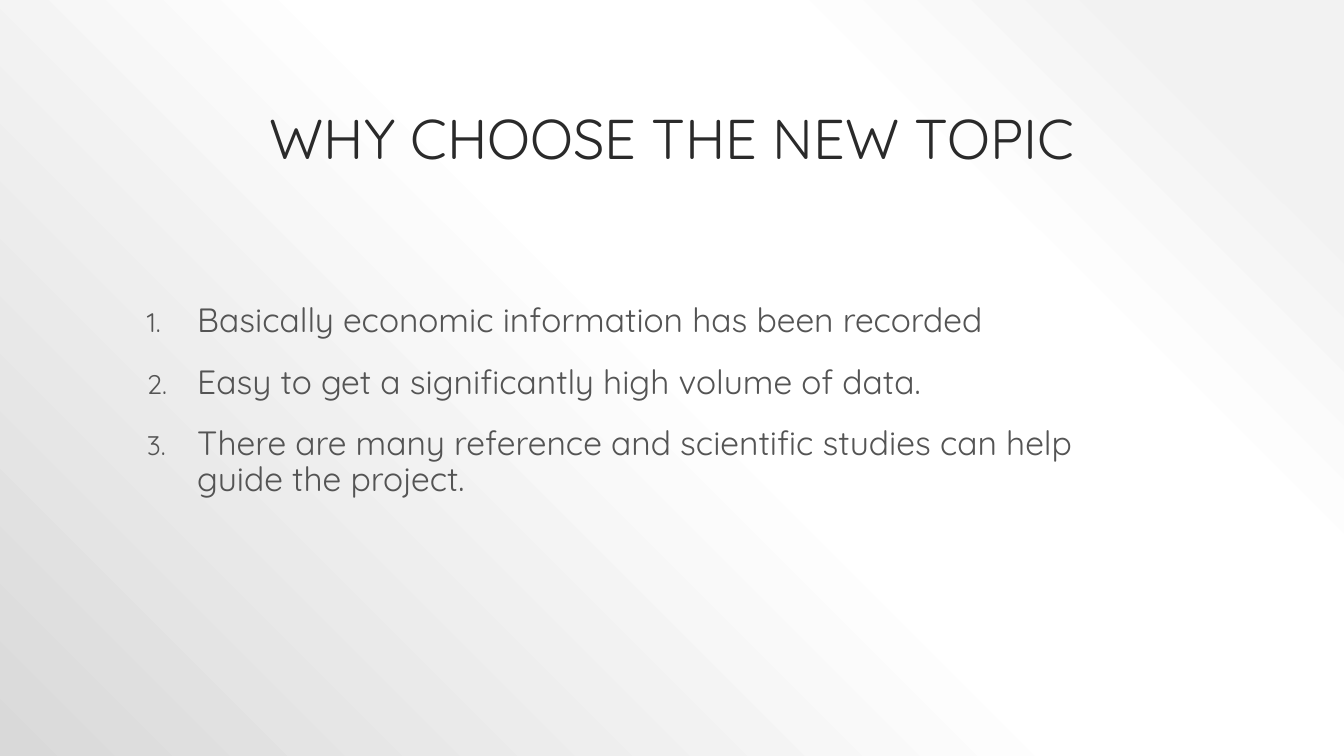
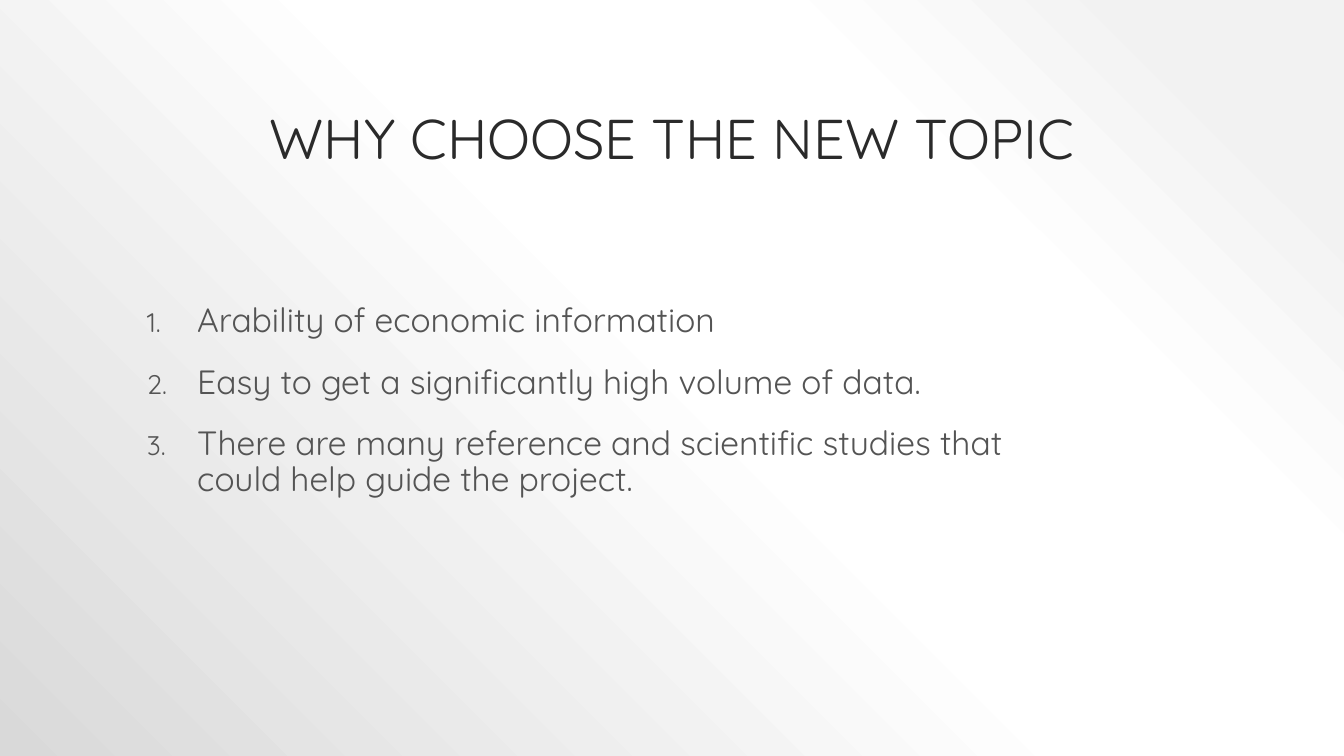
Before and after one commit to sg4g17/Cycle-to-Work, a slide deck: slide 4 of Predictors for the ratio of dollar and pound.pptx. Drawn at 1344x756 pixels with LibreOffice and Linux fonts; fonts in the diff are those of the drawing. Boxes give left, top, right and bottom in pixels: in the first picture for what was removed or moved away, otherwise in the second. Text is boxed around its words. In the diff, an @@ line names an element or a change of style, - is before the commit and + after.

```diff
--- a/Predictors for the ratio of dollar and pound.pptx
+++ b/Predictors for the ratio of dollar and pound.pptx
@@ text at (197,307,714,339): text changed @@
-1. Basically economic information has been recorded
+1. Arability of economic information
@@ text at (197,430,1002,498): text changed @@
-3. There are many reference and scientific studies can help guide the project.
+3. There are many reference and scientific studies that could help guide the project.
```
Also in this commit, not shown: 7 other slides changed.
